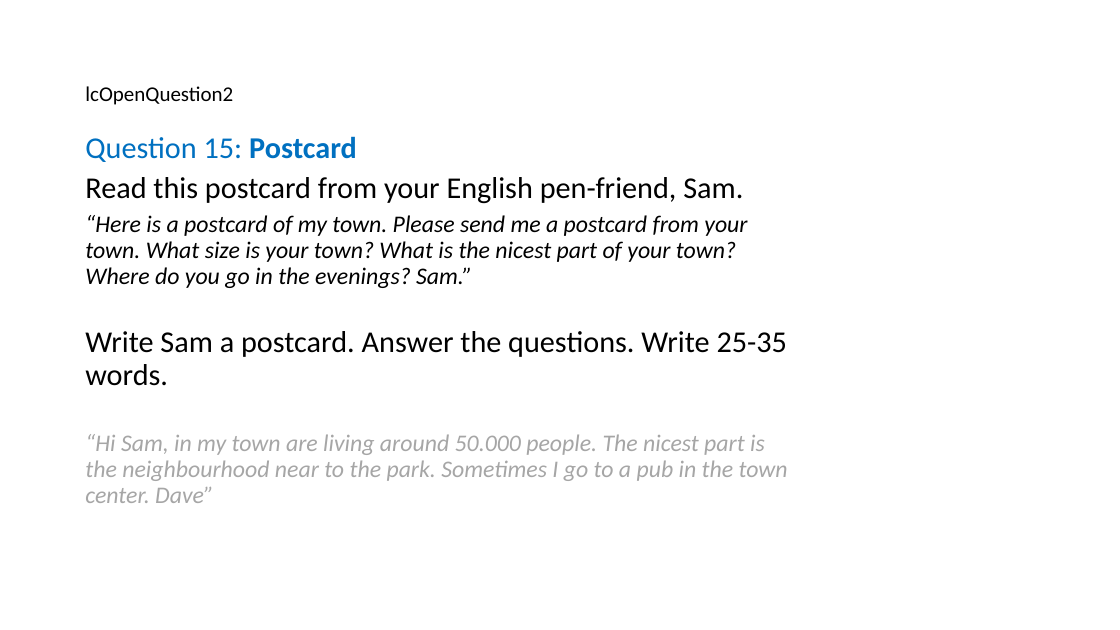
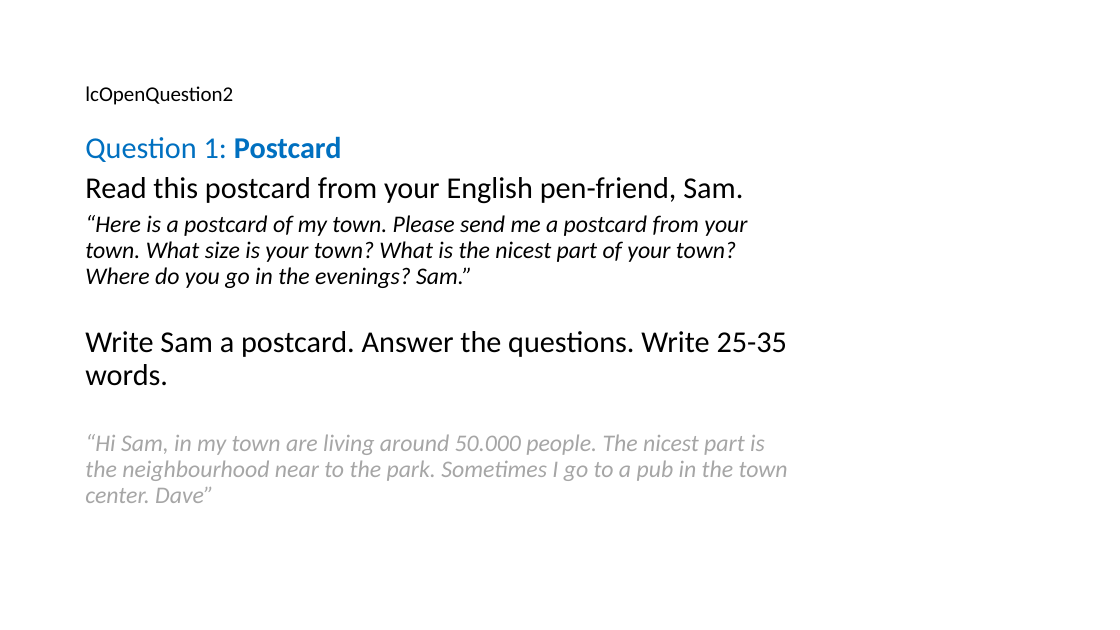
Before and after one commit to birgitstrackenbrock/dita13.lc.extra-interactions, a slide deck: slide 3 of documentation/Interaction_examples_visual.pptx (slide 18 before the commit). Drawn at 1120x630 pixels with LibreOffice and Linux fonts; fonts in the diff are those of the drawing. Boxes give left, top, right and bottom in pixels: in the first picture for what was removed or moved away, otherwise in the second. Text is boxed around its words. In the diff, an @@ line names an element or a change of style, - is before the commit and + after.

```diff
--- a/documentation/Interaction_examples_visual.pptx
+++ b/documentation/Interaction_examples_visual.pptx
@@ text at [85, 136, 342, 162]: text changed @@
-Question 15: Postcard
+Question 1: Postcard
```
Also in this commit, not shown: 18 other slides changed, 1 slide added.
